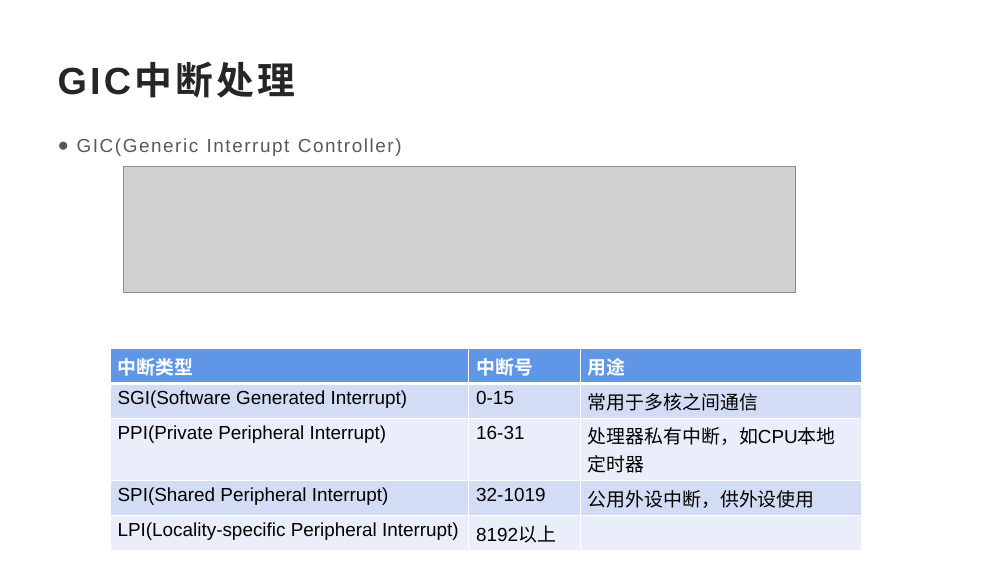
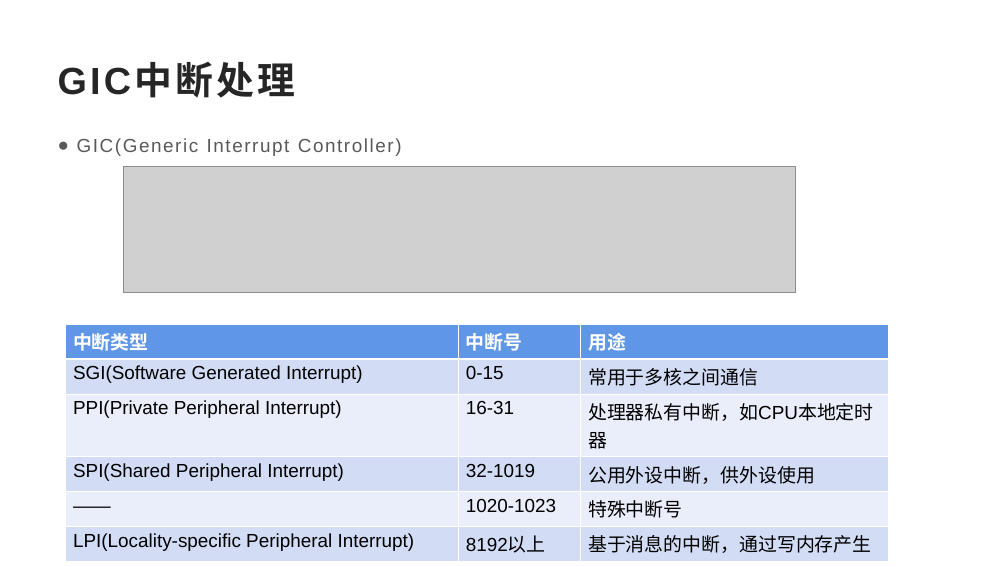
Before and after one commit to dongdongou/ARMv8-A-, a slide deck: slide 15 of ARMv8-A基础介绍.pptx. Drawn at 1008x567 pixels with LibreOffice and Linux fonts; fonts in the diff are those of the drawing; grey boxes stand for pictures. Boxes give left, top, right and bottom in pixels: in the first picture for what was removed or moved away, otherwise in the second. Text is boxed around its words. In the diff, an @@ line names an element or a change of style, - is before the commit and + after.

```diff
--- a/ARMv8-A基础介绍.pptx
+++ b/ARMv8-A基础介绍.pptx
@@ table at (66,324,889,557) @@
-row 5: LPI(Locality-specific Peripheral Interrupt) | 8192以上 | 
+row 5: —— | 1020-1023 | 特殊中断号
+row 6: LPI(Locality-specific Peripheral Interrupt) | 8192以上 | 基于消息的中断，通过写内存产生
@@ table: place and size @@
-table at (110,349,861,547)
+table at (66,324,889,557)
```
Also in this commit, not shown: 10 other slides changed, 2 slides added, 2 slides removed.
